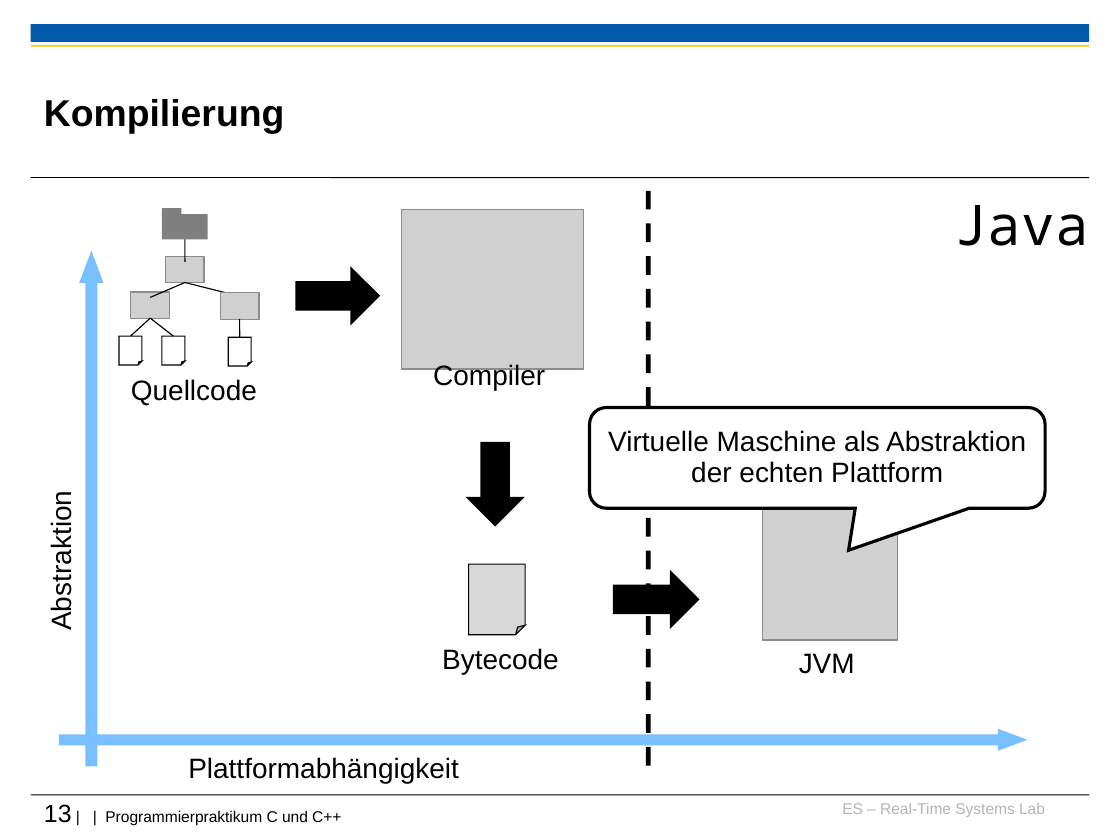
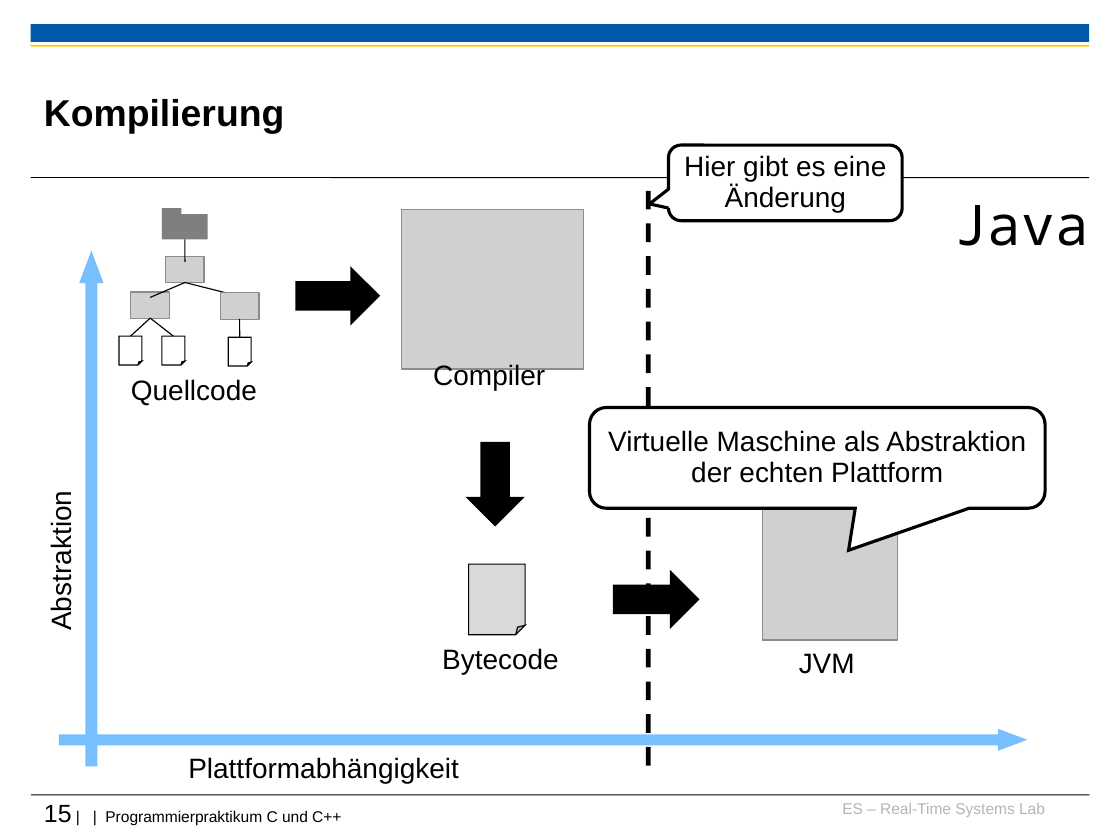
Before and after one commit to h82k/tud-cppp, a slide deck: slide 15 of Vorlesung/1 Einführung_F19.ppt (slide 13 before the commit). Drawn at 1120x840 pixels with LibreOffice and Linux fonts; fonts in the diff are those of the drawing; grey boxes stand for pictures; background and template pictures are left out. Boxes give left, top, right and bottom in pixels: in the first picture for what was removed or moved away, otherwise in the second. Text is boxed around its words. In the diff, an @@ line names an element or a change of style, - is before the commit and + after.

```diff
--- a/Vorlesung/1 Einführung_F19.ppt
+++ b/Vorlesung/1 Einführung_F19.ppt
@@ rounded speech box added at bbox=[669, 146, 903, 222], fill #FFFFFF, outline #000000 2.01 pt, 18 pt, text #000000 @@
+Hier gibt es eine Änderung
@@ text at bbox=[44, 805, 341, 825]: text changed @@
-13 | | Programmierpraktikum C und C++
+15 | | Programmierpraktikum C und C++
```
Also in this commit, not shown: 1 other slide changed, 3 slides added, 4 other files.
